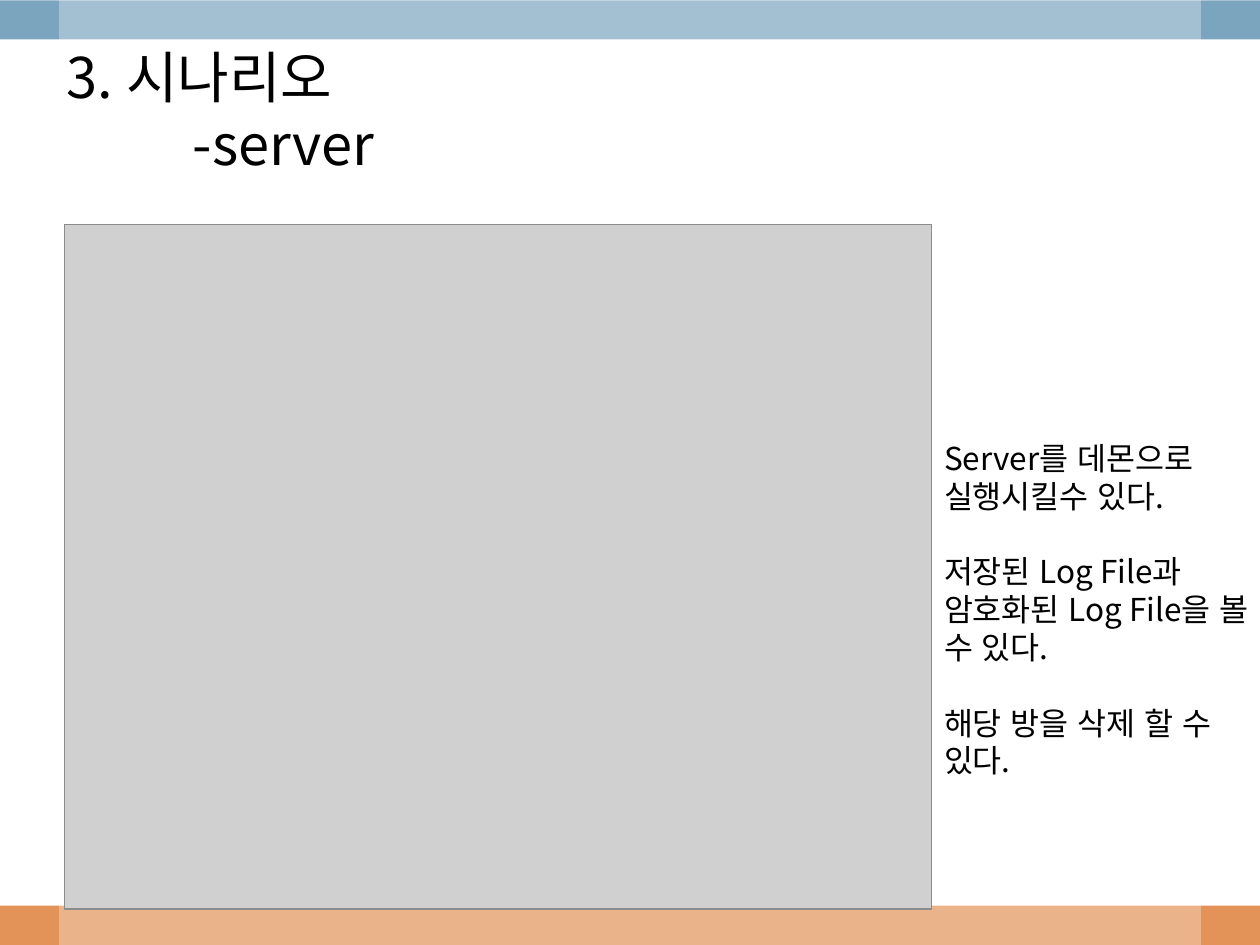
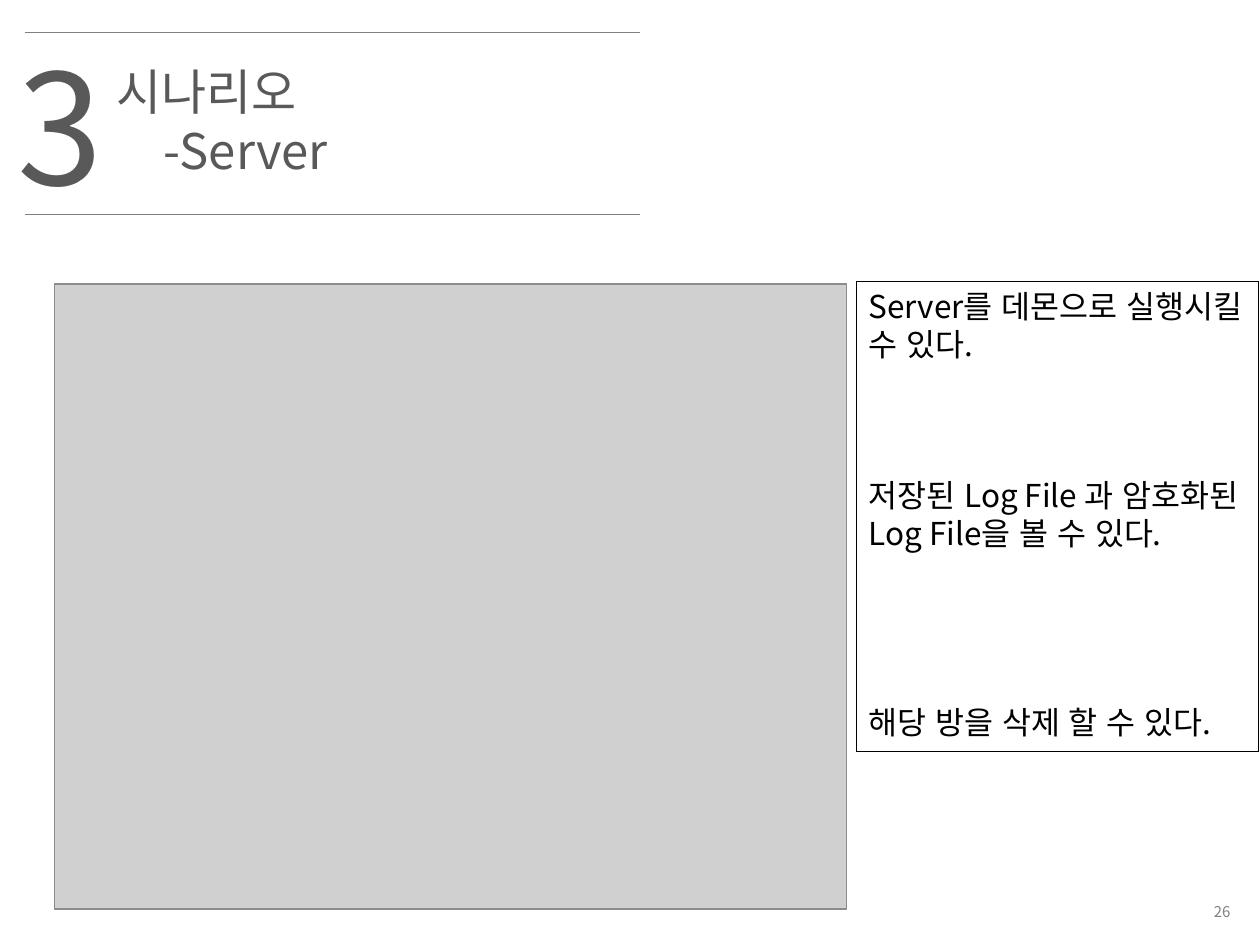
Before and after one commit to imjihun/EglobalStudy, a slide deck: slide 27 of ppt/chatting.pptx. Drawn at 1260x945 pixels with LibreOffice and Linux fonts; fonts in the diff are those of the drawing; grey boxes stand for pictures; background and template pictures are left out. Boxes give left, top, right and bottom in pixels: in the first picture for what was removed or moved away, otherwise in the second. Text is boxed around its words. In the diff, an @@ line names an element or a change of style, - is before the commit and + after.

Commit message:
2017-04-24 ppt complete

```diff
--- a/ppt/chatting.pptx
+++ b/ppt/chatting.pptx
@@ rectangle removed at [0,0,1260,39] @@
@@ rectangle removed at [59,0,1201,945] @@
@@ text added at [17,32,102,215], 88 pt, text #595959 @@
+3
@@ line added from (25, 33) to (640, 33), #808080 0.75 pt @@
@@ text at [117,69,328,170]: text changed; size 32 to 28 pt; text colour #000000 to #595959 @@
-3. 시나리오
--server
+시나리오
+-Server
@@ line added from (25, 214) to (640, 214), #808080 0.75 pt @@
@@ picture: place and size @@
-picture at [64,224,931,908]
+picture at [54,284,845,908]
@@ rectangle "Server를 데몬으로 실행시킬 수 있다.": place and size @@
-rectangle "Server를 데몬으로 실행시킬 수 있다." at [944,444,1249,775]
+rectangle "Server를 데몬으로 실행시킬 수 있다." at [857,281,1259,752]
@@ rectangle "Server를 데몬으로 실행시킬 수 있다." at [857,281,1259,752]: fill none to #FFFFFF; outline none to #000000 0.75 pt @@
@@ text in rectangle at [869,292,1242,553]: spaces changed @@
-Server를 데몬으로 실행시킬수 있다.
-저장된 Log File과 암호화된 Log File을 볼 수 있다.
+Server를 데몬으로 실행시킬 수 있다.
+저장된 Log File 과 암호화된 Log File을 볼 수 있다.
@@ rectangle removed at [0,906,1260,945] @@
@@ page number added at [1214,906,1231,917], 8.5 pt, text #808080 @@
+26
```
Also in this commit, not shown: 31 other slides changed, 2 slides added, 1 slide removed, 1 other file.
